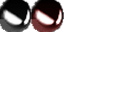
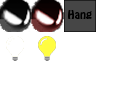
Layers edited between the first and the second w=128, h=96 image:
added layer "Layer 3 copy" above "Layer 3" over [38, 36, 56, 61]
added layer "Layer 3" above "Hang" over [6, 36, 24, 61]
added layer "Hang" above "Rectangle 1" over [68, 10, 92, 19]
added layer "Rectangle 1" above "Layer 2 copy" over [64, 0, 96, 32]
